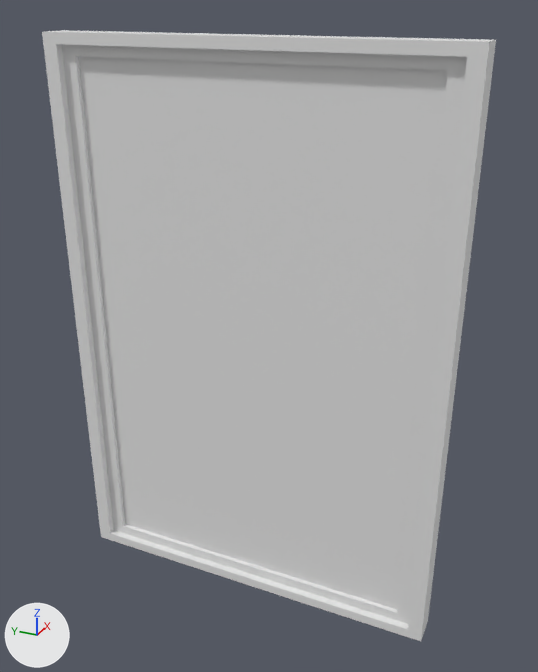
A saved change to the FBX model The Game/Assets/Models/Picture_02_Set.fbx.
Before and after are seen from a camera (50 mm lens) standing at (-0.402, -0.195, 0.213) and looking at (0.009, -0.01, 0.008). Arrows for +X, +Y and +Z are at lower left; the lights stay in place. Where no turn or scale is listed for an object, it has been applied to the vertices.

Before the edit, the objects in view are built like this:
```python
me_mesh = bpy.data.meshes.new('Mesh')
me_mesh.from_pydata(...)  # 24 vertices, 22 faces; spans x -0.01..0.01, y -0.134..0.134, z -0.193..0.193
me_mesh_001 = bpy.data.meshes.new('Mesh.001')
me_mesh_001.from_pydata([(0.001, 0.114, -0.179), (0.001, -0.114, -0.179), (0.001, -0.114, 0.179), (0.001, 0.114, 0.179)], [], [(0, 1, 2, 3)])
ob_picture_02_frame = bpy.data.objects.new('Picture_02_Frame', me_mesh)
ob_picture_02_frame.location = (0.0, 0.0, 0.0)
ob_picture_02_image = bpy.data.objects.new('Picture_02_Image', me_mesh_001)
ob_picture_02_image.location = (-0.003, 0.0, 0.0)
```
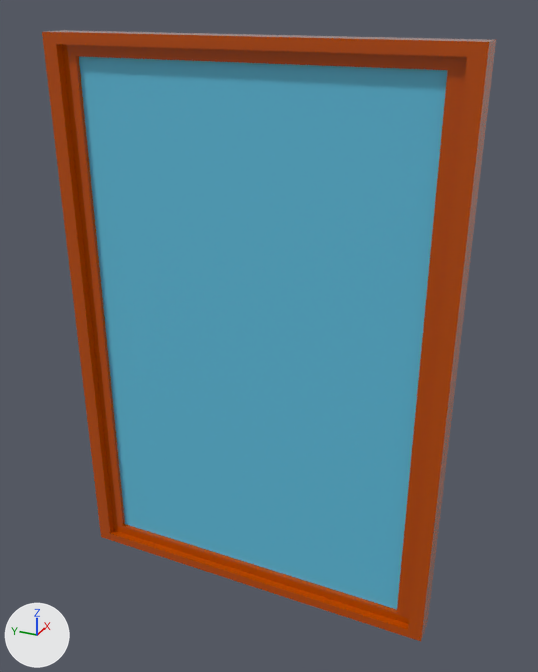
Location of each change, [x1, y1, x2, y2] in pixels of the pictures (538 x 672 px):
'Picture_02_Image', recoloured (grey to cyan): [79, 57, 448, 609] in both
'Picture_02_Frame', recoloured: [42, 30, 496, 641] in both

What the commit changed:
Material '01 - Default' (mat_01___default) is new.
Its base color is (0.518, 0.0745, 0.0) (orange #bf4d00).
Its roughness is 0.0.
Material '02 - Default' (mat_02___default) is new.
Its base color is (0.122, 0.541, 0.757) (cyan #62c2e2).
Its roughness is 0.0.
me_mesh_001 has 4 vertices, 1 face and spans x 0.001, y -0.114..0.114, z -0.179..0.179.
me_mesh_001 now uses material mat_02___default (cyan #62c2e2).
me_mesh has 24 vertices, 22 faces and spans x -0.01..0.01, y -0.134..0.134, z -0.193..0.193.
me_mesh now uses material mat_01___default (orange #bf4d00).
